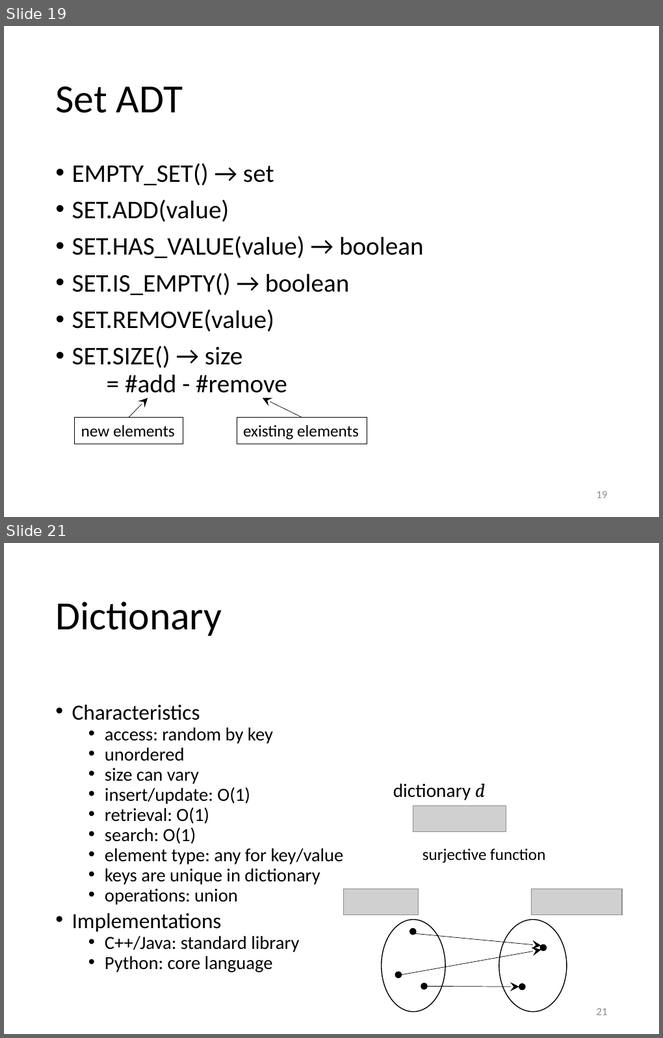
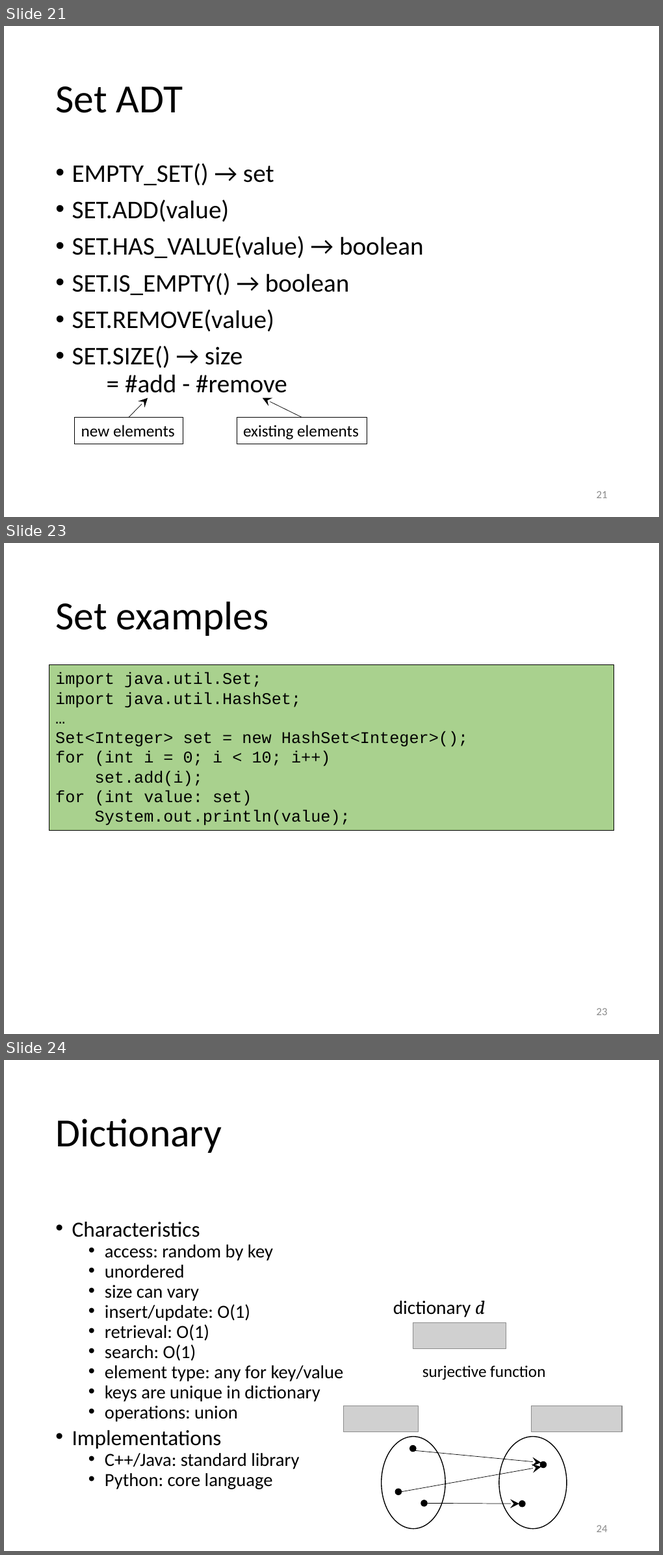
Before and after one commit to gjbex/training-material, a slide deck: DataStructures/data_structures.pptx. Shown one above the other, each under a label of ours: slides 19 and 21 before the commit, slides 21, 23 and 24 after it; the slides between them are not shown. The pictures are 663x1038 and 663x1555 pixels, drawn with LibreOffice and Linux fonts; fonts in the diff are those of the drawing; grey boxes stand for pictures. Boxes give left, top, right and bottom in pixels: in the first picture for what was removed or moved away, otherwise in the second. Text is boxed around its words. In the diff, an @@ line names an element or a change of style, - is before the commit and + after.

Commit message:
Added some Java code samples

```diff
--- a/DataStructures/data_structures.pptx
+++ b/DataStructures/data_structures.pptx
@@ slide 23 added at bbox=[4, 543, 659, 1034], background #FFFFFF @@
@@ title added at bbox=[55, 601, 269, 636], 44 pt, text #000000 @@
+Set examples
@@ rectangle added at bbox=[50, 665, 614, 830], fill #A9D18E, outline #000000 0.75 pt, 18 pt, text #000000 @@
+import java.util.Set;
+import java.util.HashSet;
+…
+Set<Integer> set = new HashSet<Integer>();
+for (int i = 0; i < 10; i++)
+set.add(i);
+for (int value: set)
+System.out.println(value);
@@ page number added at bbox=[597, 1008, 608, 1016], 12 pt, text #8C8C8C @@
+23
@@ what was slide 19 is now slide 21 @@
@@ page number at bbox=[597, 491, 608, 499]: text changed @@
-19
+21
@@ what was slide 21 is now slide 24 @@
@@ page number at bbox=[597, 1525, 608, 1533]: text changed @@
-21
+24
```
Also in this commit, not shown: 5 slides changed, 2 other slides added.
